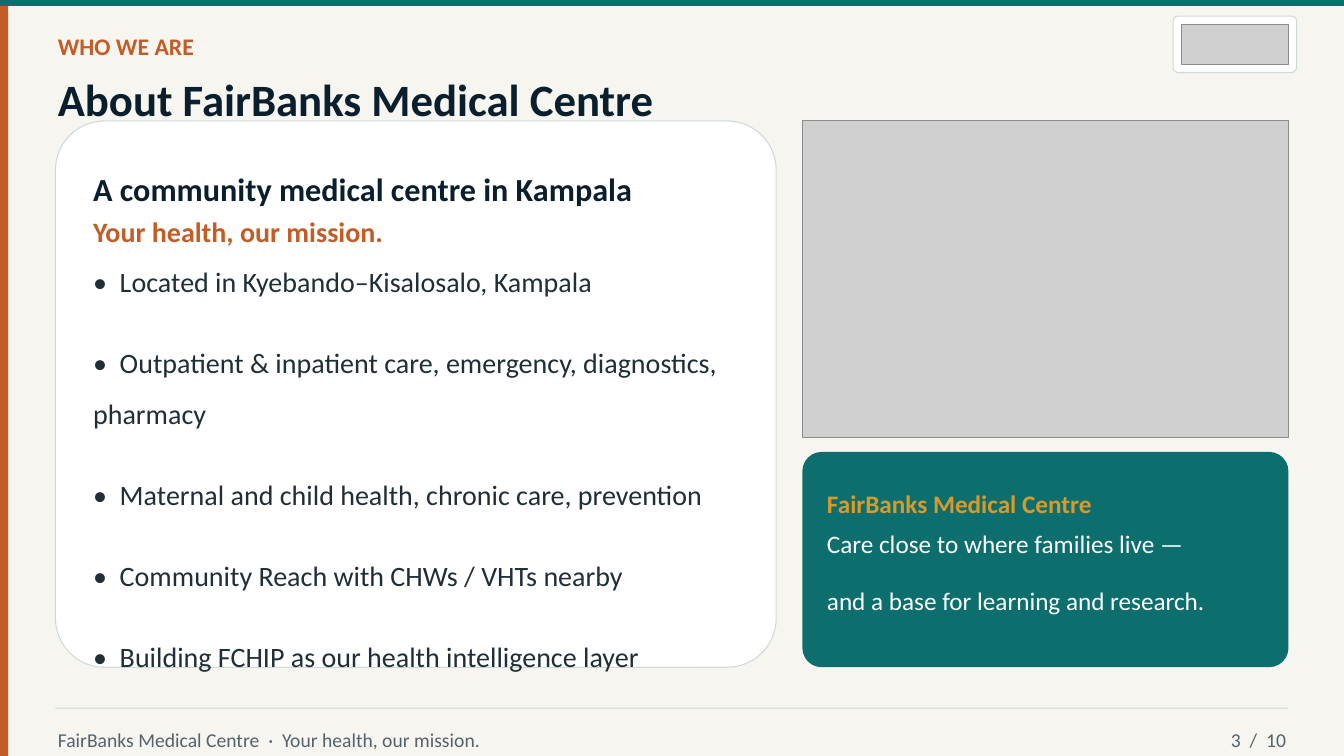
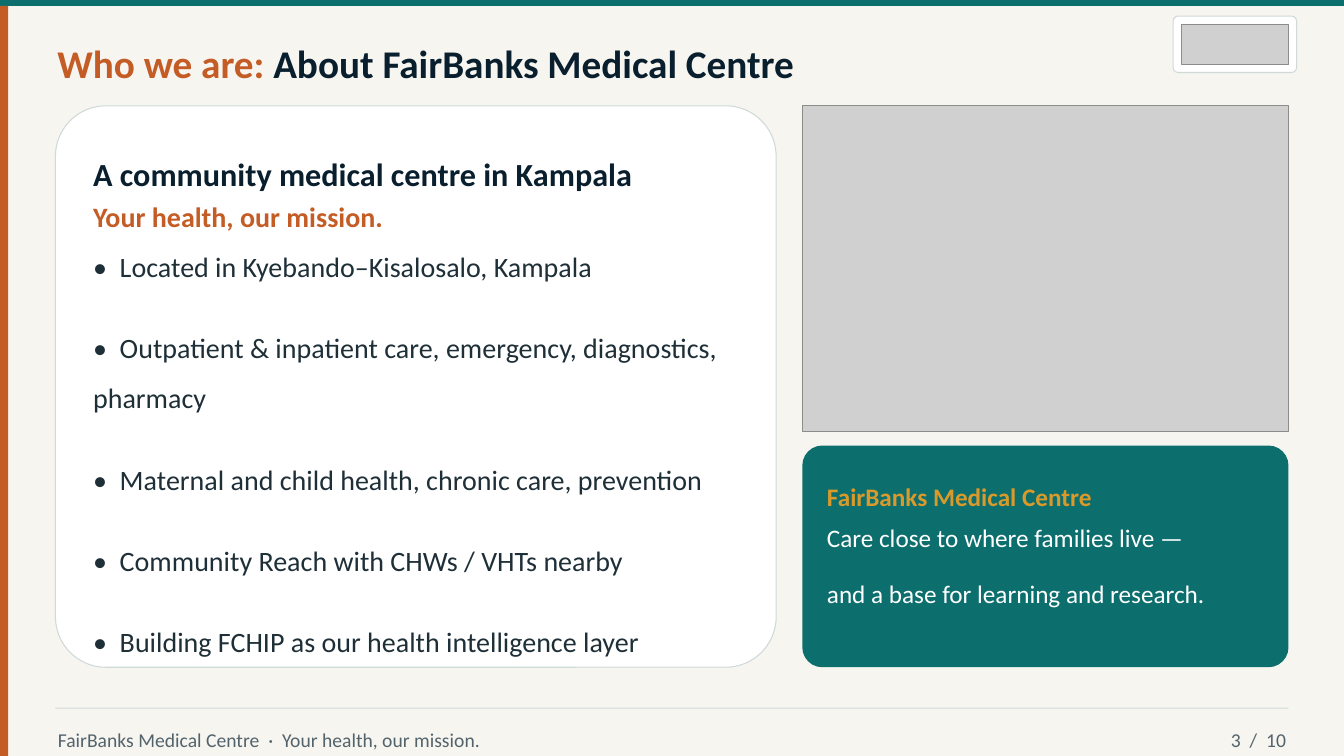
Before and after one commit to WASSWA2624/fairbanks, a slide deck: slide 3 of pitch-presentations/documents/must_ppt.pptx. Drawn at 1344x756 pixels with LibreOffice and Linux fonts; fonts in the diff are those of the drawing; grey boxes stand for pictures. Boxes give left, top, right and bottom in pixels: in the first picture for what was removed or moved away, otherwise in the second. Text is boxed around its words. In the diff, an @@ line names an element or a change of style, - is before the commit and + after.

Commit message:
Refine PowerPoint presentation generation script for MUST partnership pitch. Adjusted header dimensions and improved text formatting for kicker and title handling. Enhanced layout for better readability and visual appeal in the generated slides.

```diff
--- a/pitch-presentations/documents/must_ppt.pptx
+++ b/pitch-presentations/documents/must_ppt.pptx
@@ text "Who we are: About FairBanks ..." at (x1=57, y1=50, x2=794, y2=79): vertical alignment top to middle @@
@@ text at (x1=57, y1=50, x2=794, y2=79): text changed; size 32 to 28 pt @@
-About FairBanks Medical Centre
+Who we are: About FairBanks Medical Centre
@@ text removed at (x1=58, y1=39, x2=194, y2=55) @@
-WHO WE ARE
@@ rounded rectangle resized from (x1=55, y1=121, x2=776, y2=667) to (x1=55, y1=106, x2=776, y2=667) @@
@@ picture resized from (x1=803, y1=121, x2=1289, y2=438) to (x1=803, y1=106, x2=1289, y2=432) @@
@@ text "A community medical centre in ..." moved from (x1=93, y1=178, x2=632, y2=206) to (x1=93, y1=163, x2=632, y2=191) @@
@@ text "Your health, our mission." moved from (x1=93, y1=222, x2=383, y2=246) to (x1=93, y1=207, x2=383, y2=231) @@
@@ text "• Located in Kyebando–Kisalosalo, Kampala" moved from (x1=93, y1=272, x2=716, y2=672) to (x1=93, y1=257, x2=716, y2=657) @@
@@ rounded rectangle resized from (x1=803, y1=452, x2=1289, y2=667) to (x1=803, y1=446, x2=1289, y2=667) @@
@@ text "FairBanks Medical Centre" moved from (x1=827, y1=495, x2=1091, y2=513) to (x1=827, y1=488, x2=1091, y2=506) @@
@@ text "Care close to where families ..." moved from (x1=827, y1=535, x2=1204, y2=615) to (x1=827, y1=529, x2=1204, y2=608) @@
```
Also in this commit, not shown: 7 other slides changed, 1 other file.
